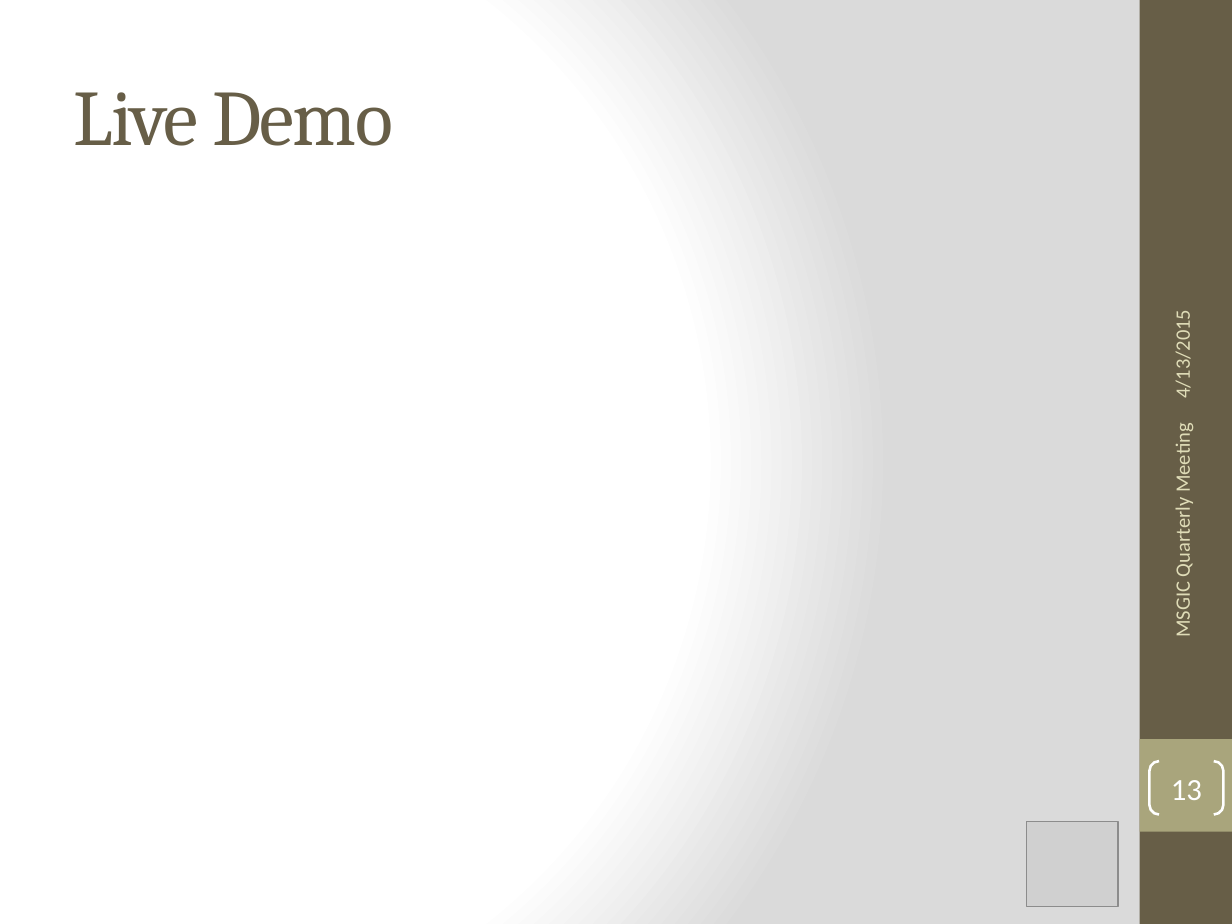
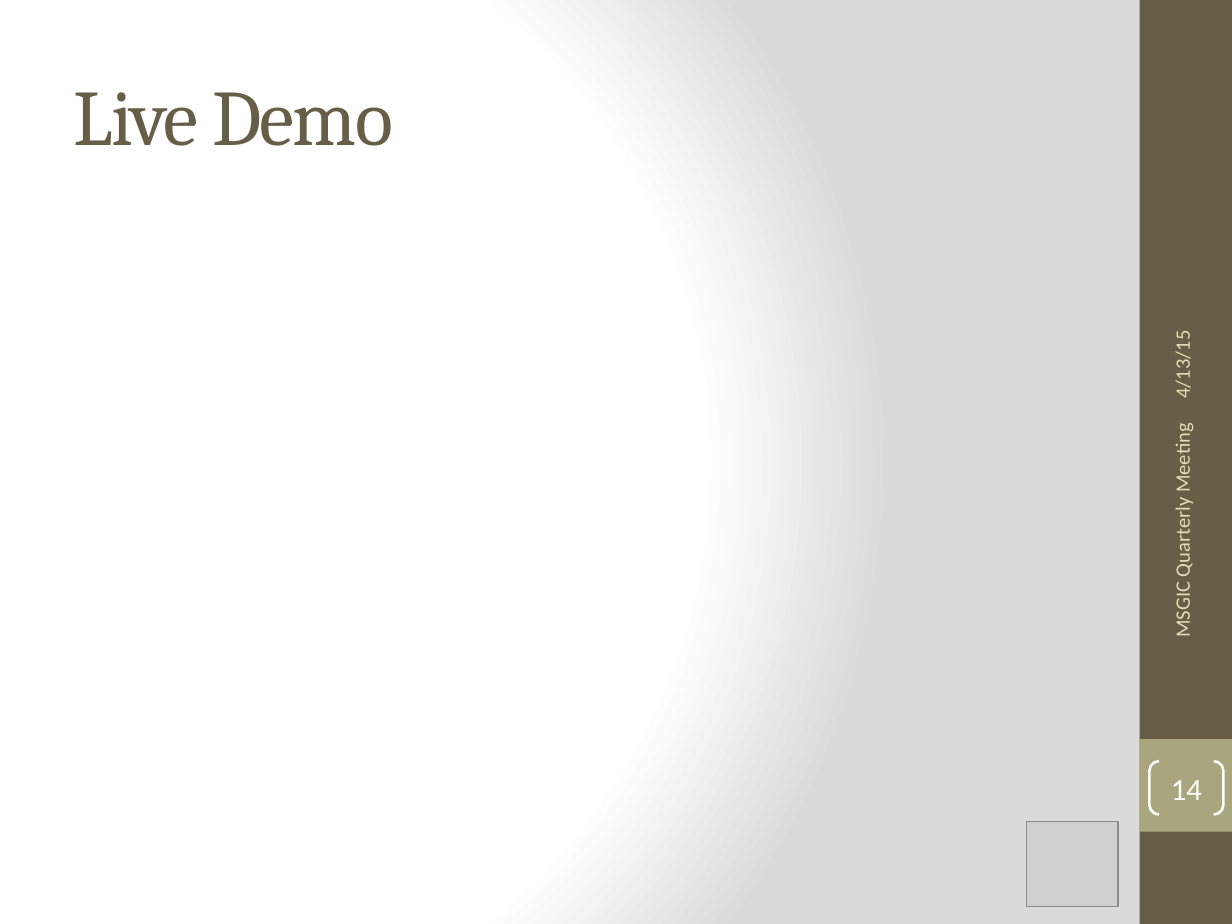
Before and after one commit to jbchurchill/current_presentations, a slide deck: slide 14 of Lessons_Learned_ESRI_javascript_API.pptx (slide 13 before the commit). Drawn at 1232x924 pixels with LibreOffice and Linux fonts; fonts in the diff are those of the drawing; grey boxes stand for pictures. Boxes give left, top, right and bottom in pixels: in the first picture for what was removed or moved away, otherwise in the second. Text is boxed around its words. In the diff, an @@ line names an element or a change of style, - is before the commit and + after.

```diff
--- a/Lessons_Learned_ESRI_javascript_API.pptx
+++ b/Lessons_Learned_ESRI_javascript_API.pptx
@@ text at (1170, 337, 1195, 397): text changed @@
-4/13/2015
+4/13/15
@@ page number at (1171, 780, 1202, 800): text changed @@
-13
+14
```
Also in this commit, not shown: 14 other slides changed, 1 slide added.
